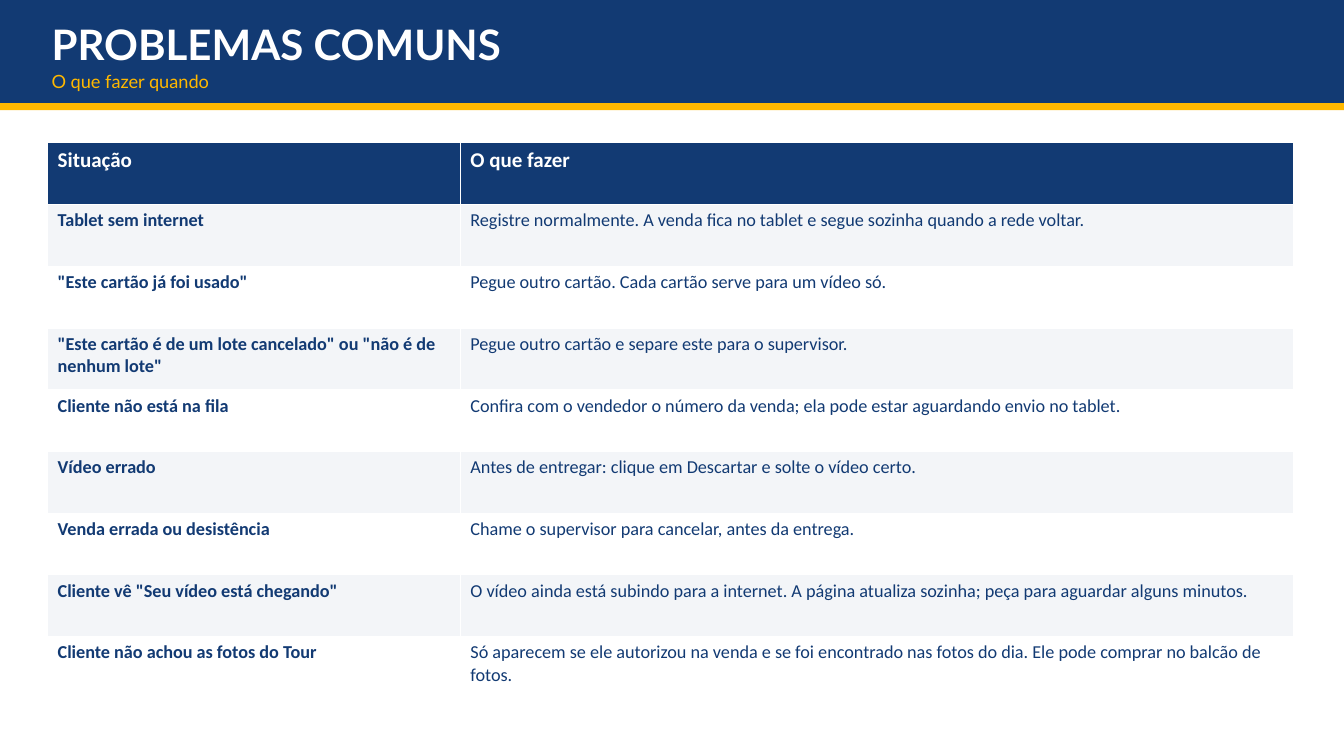
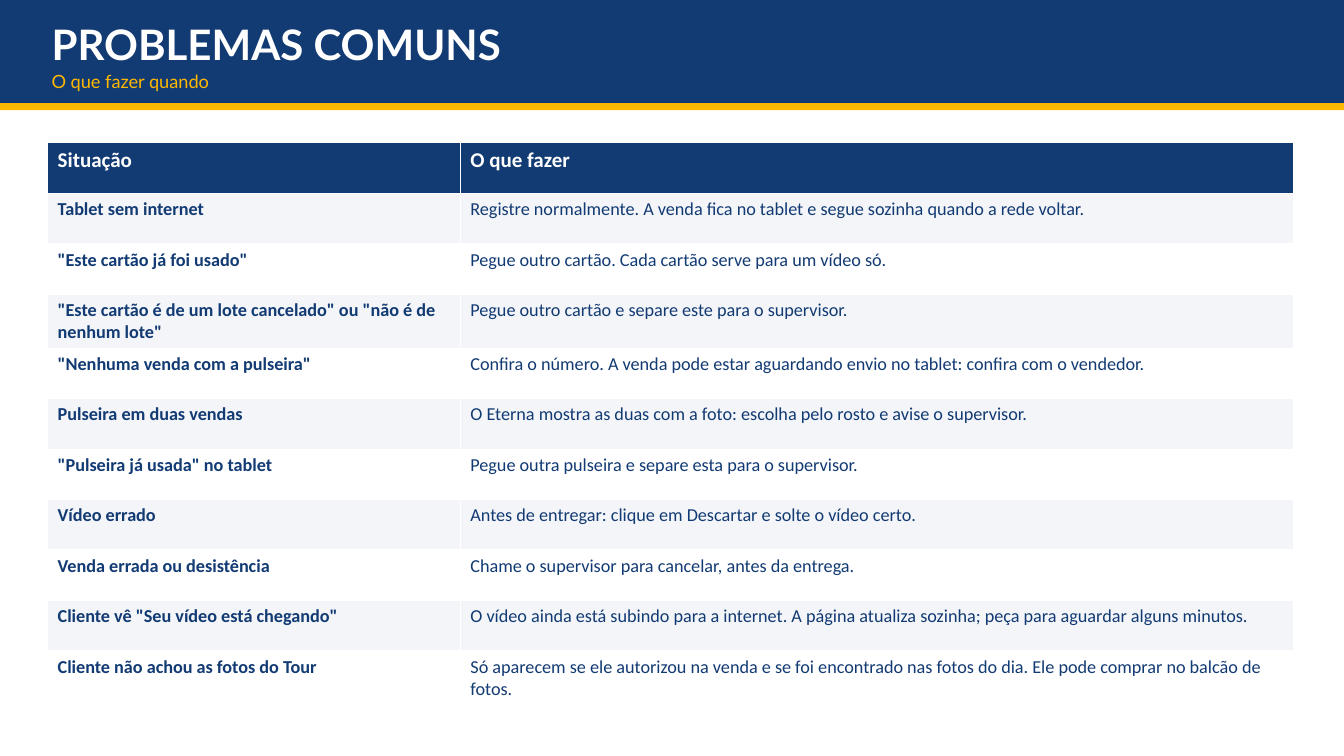
Before and after one commit to dudurezende10/eterna, a slide deck: slide 40 of docs/treinamento/entregaveis/Treinamento - Drone, Chute a Gol e Snap Pop - da venda a entrega.pptx (slide 39 before the commit). Drawn at 1344x756 pixels with LibreOffice and Linux fonts; fonts in the diff are those of the drawing. Boxes give left, top, right and bottom in pixels: in the first picture for what was removed or moved away, otherwise in the second. Text is boxed around its words. In the diff, an @@ line names an element or a change of style, - is before the commit and + after.

Commit message:
v99.25.1: escolha do voo não some na atualização da tela; manual e apresentação 1.2 (pulseira); NUVEM 9b corrigido (limpeza local dos vídeos)

```diff
--- a/docs/treinamento/entregaveis/Treinamento - Drone, Chute a Gol e Snap Pop - da venda a entrega.pptx
+++ b/docs/treinamento/entregaveis/Treinamento - Drone, Chute a Gol e Snap Pop - da venda a entrega.pptx
@@ table at box(47, 143, 1294, 699) @@
-row 5: Cliente não está na fila | Confira com o vendedor o número da venda; ela pode estar aguardando envio no tablet.
+row 5: "Nenhuma venda com a pulseira" | Confira o número. A venda pode estar aguardando envio no tablet: confira com o vendedor.
+row 6: Pulseira em duas vendas | O Eterna mostra as duas com a foto: escolha pelo rosto e avise o supervisor.
+row 7: "Pulseira já usada" no tablet | Pegue outra pulseira e separe esta para o supervisor.
```
Also in this commit, not shown: 14 other slides changed, 2 slides added, 1 slide removed, 36 other files.
